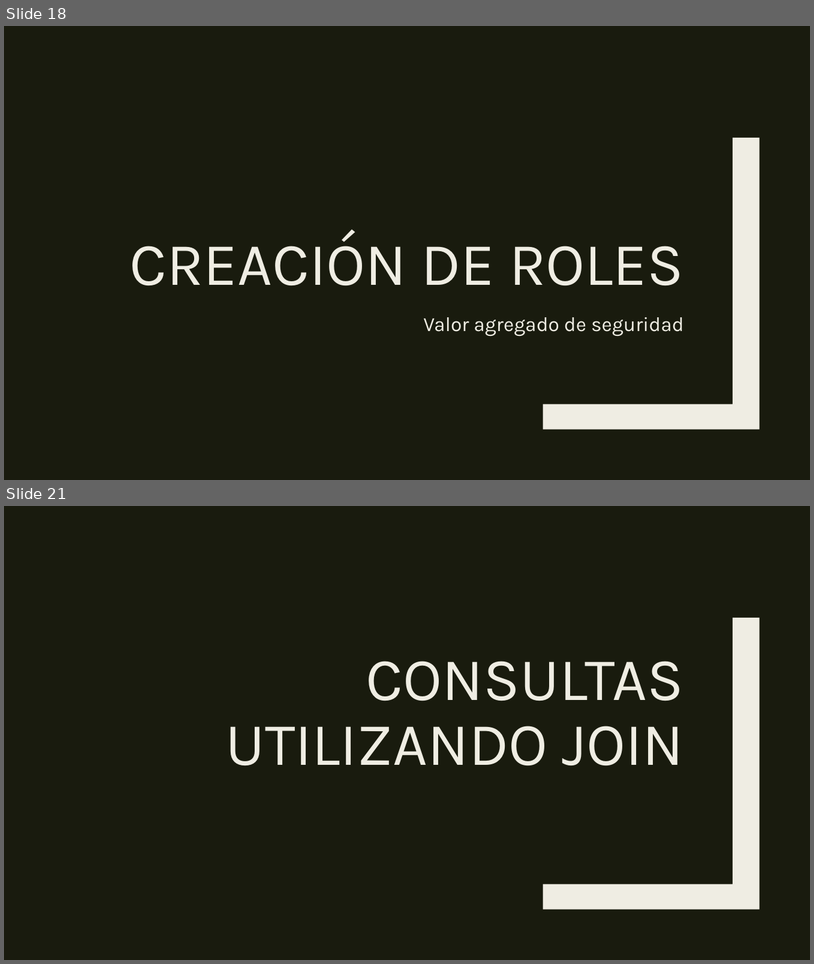
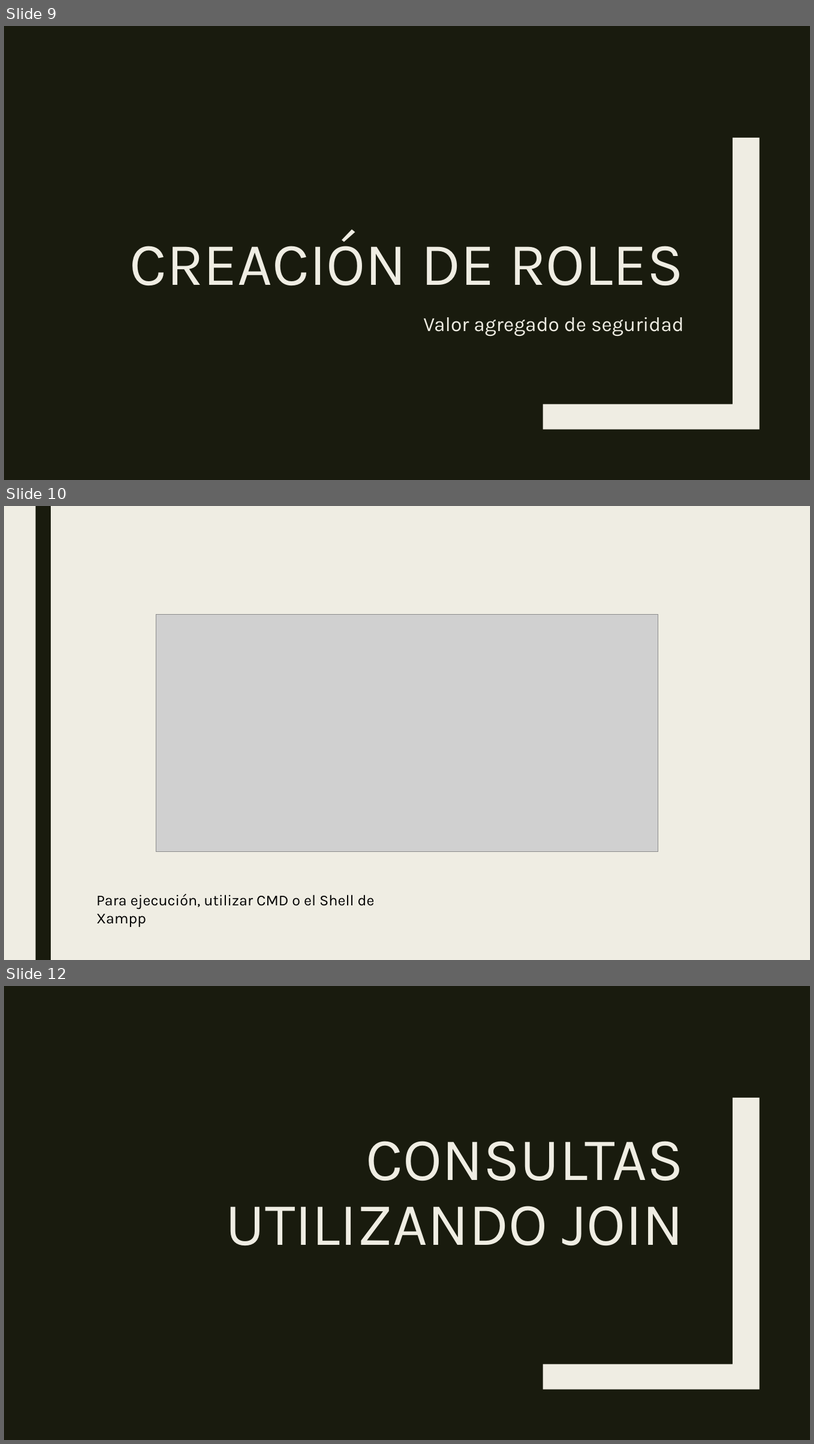
Before and after one commit to Helinks/SI-DLYTime, a slide deck: 3-Trimestre/DLYTimeDB.pptx. Shown one above the other, each under a label of ours: slides 18 and 21 before the commit, slides 9, 10 and 12 after it; the slides between them are not shown. The pictures are 814x964 and 814x1444 pixels, drawn with LibreOffice and Linux fonts; fonts in the diff are those of the drawing; grey boxes stand for pictures. Boxes give left, top, right and bottom in pixels: in the first picture for what was removed or moved away, otherwise in the second. Text is boxed around its words. In the diff, an @@ line names an element or a change of style, - is before the commit and + after.

```diff
--- a/3-Trimestre/DLYTimeDB.pptx
+++ b/3-Trimestre/DLYTimeDB.pptx
@@ slide 10 added at bbox=[4, 506, 810, 960], background #EFEDE3 @@
@@ rectangle added at bbox=[35, 506, 51, 960], fill #191B0E @@
@@ picture added at bbox=[156, 614, 659, 852] @@
@@ text added at bbox=[96, 894, 375, 927], 18 pt, text #000000 @@
+Para ejecución, utilizar CMD o el Shell de Xampp
@@ what was slide 18 is now slide 9 @@
@@ what was slide 21 is now slide 12 @@
```
Also in this commit, not shown: 1 slide changed, 10 other slides added, 23 slides removed.
